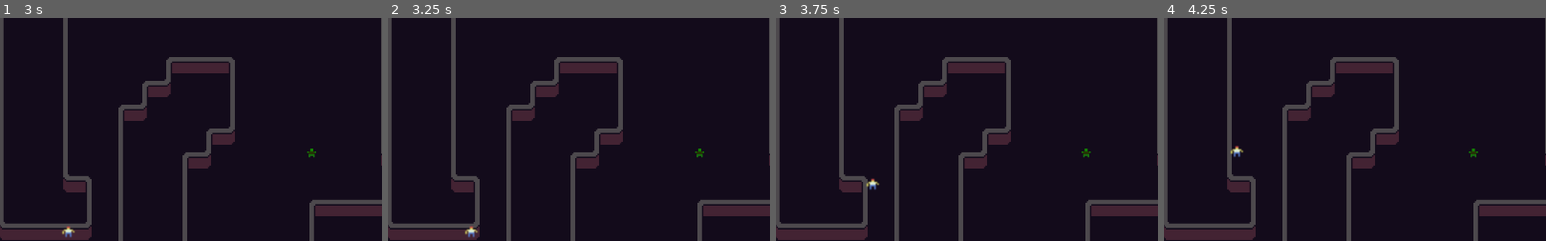
Above: before the commit, frames 1-4 (left to right).
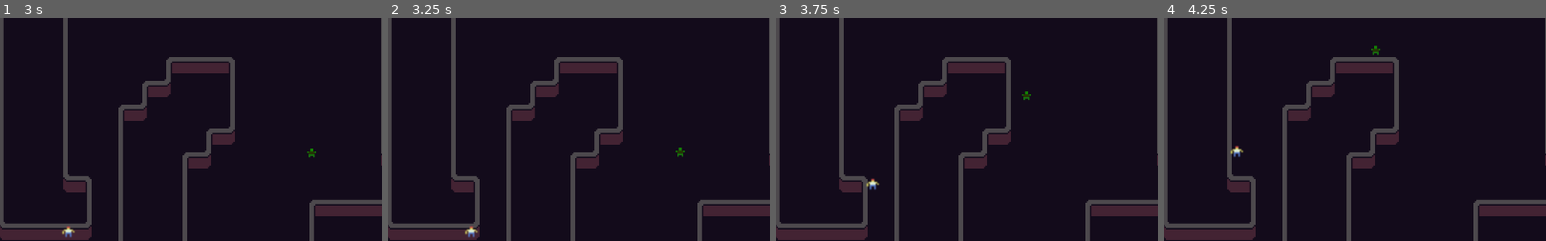
Above: after the commit, the same moments.

Repository: ElkkuTheBaws/ldjam46
Game: Godot game, scene res://Levels/TestMap.tscn
The game is run twice, just before and just after one commit, with the same random seed, the same clock (stepped at 60 frames per second) and the same inputs.
Inputs:
- Up to frame 1 (3 s): tap Enter (ui_accept) at 0.5, 0.77, 1.52 s; hold Right (ui_right) 0.53-1.28 s; hold Down (ui_down) 1.28-2.03 s; hold Right (ui_right) 2.03-2.78 s; hold Up (ui_up) from 2.78 s (still down)
- Up to frame 2 (3.25 s): keep holding Up (ui_up); tap Enter (ui_accept) at 3.02 s
- Up to frame 3 (3.75 s): release Up (ui_up) at 3.53 s; hold Left (ui_left) from 3.53 s (still down)
- Up to frame 4 (4.25 s): keep holding Left (ui_left); tap Enter (ui_accept) at 3.77 s
The pictures show only the part of the screen within x 38-88%, y 13-63%; the shares and areas given below are measured in that part.

Frame 1 is identical in both runs. In frame 2, 0.1% of the frame differs, in the area x 75-83%, y 58-63%; in frame 3, 0.1%, in the area x 64-83%, y 32-63%; in frame 4, 0.1%.

Commit message:
Pathfinding

Diff:
--- a/Scripts/Enemy1.gd
+++ b/Scripts/Enemy1.gd
@@ -6,6 +6,7 @@
 onready var pleijeri = get_node("../Player")
 var path : = PoolVector2Array()
 var tplayer : player
+var chase = false
 # Called when the node enters the scene tree for the first time.
 func _ready() -> void:
 	set_physics_process(false)
@@ -17,7 +18,8 @@
 #	if distance_to_player <= min_distance:
 #		collision = move_and_collide(speed * direction * delta)
 	var move_distance = (speed * delta)
-	calculate_path()
+	if chase:
+		calculate_path()
 	move_along_path(move_distance, delta)
 
 
@@ -25,6 +27,7 @@
 	if not body is player:
 		return
 	tplayer = body
+	chase = true
 	set_physics_process(true)
 
 func calculate_path():
@@ -39,10 +42,10 @@
 	for i in range(path.size()):
 		var distance_to_next : = start_point.distance_to(path[0])
 		if distance <= distance_to_next and distance >= 0.0:
-			move_and_slide((path[0] - global_position).normalized() * delta * speed)
+			move_and_slide(((path[0] - global_position)*delta).normalized() * speed)
 			break
 		elif distance < 0.0:
-#			position = path[0]
+			position = path[0]
 			set_physics_process(false)
 			break
 		distance -= distance_to_next
